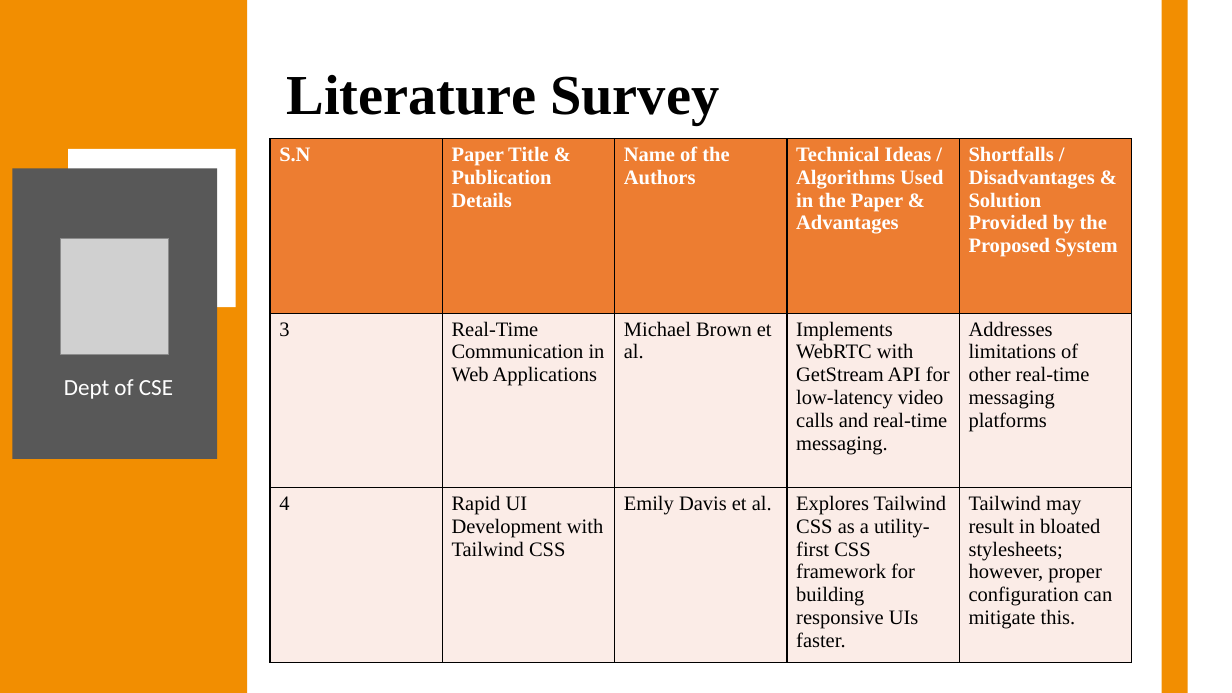
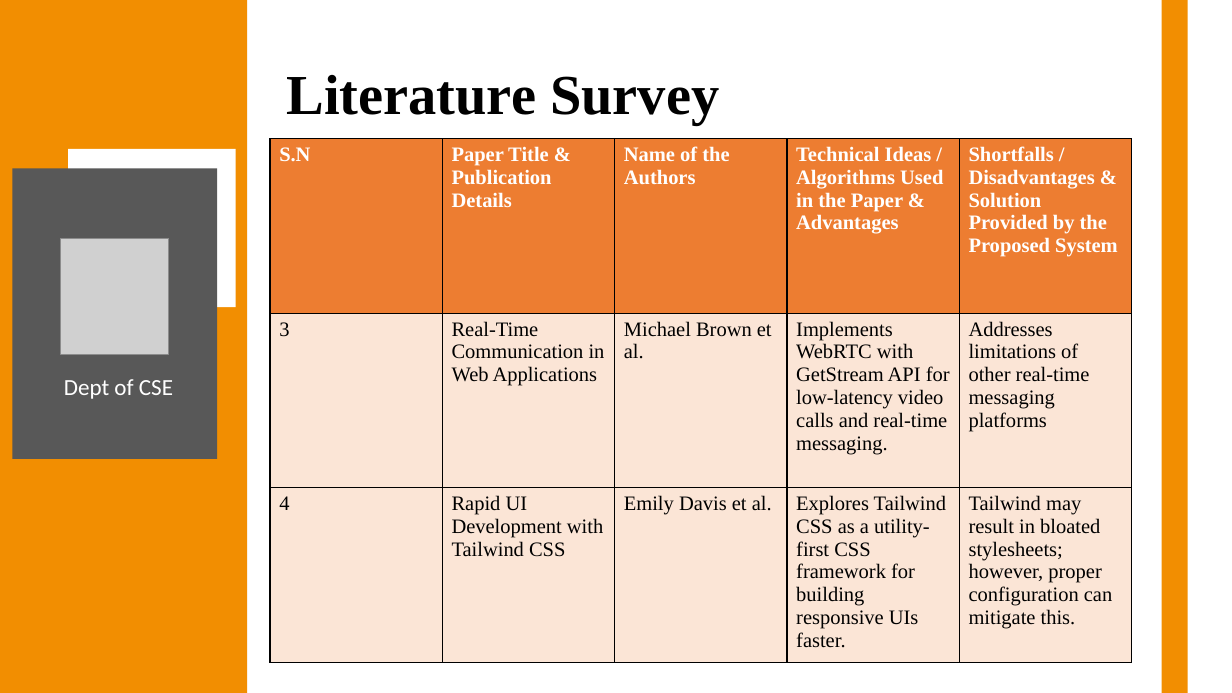
Before and after one commit to Anish202020/7th-Semester, a slide deck: slide 5 of Report & PPT/Project Work/Ppt/Callify Synopsis.pptx. Drawn at 1232x693 pixels with LibreOffice and Linux fonts; fonts in the diff are those of the drawing; grey boxes stand for pictures. Boxes give left, top, right and bottom in pixels: in the first picture for what was removed or moved away, otherwise in the second. Text is boxed around its words. In the diff, an @@ line names an element or a change of style, - is before the commit and + after.

Commit message:
commit changes

```diff
--- a/Report & PPT/Project Work/Ppt/Callify Synopsis.pptx
+++ b/Report & PPT/Project Work/Ppt/Callify Synopsis.pptx
@@ table at [270,139,1134,677] @@
@@ fill #FCECE8 to #FBE5D6 in 10 cells @@
```
Also in this commit, not shown: 5 other slides changed.
